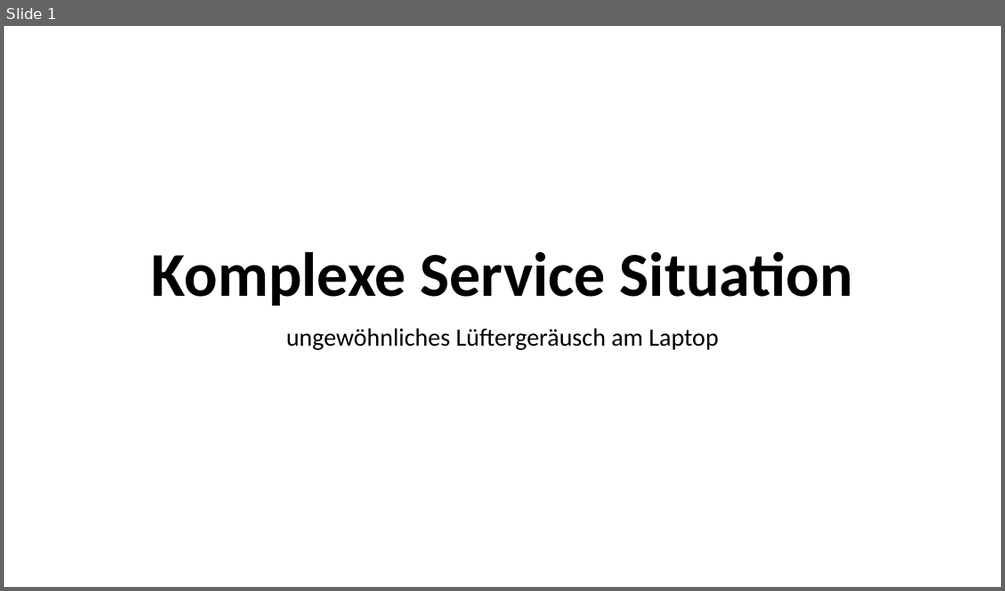
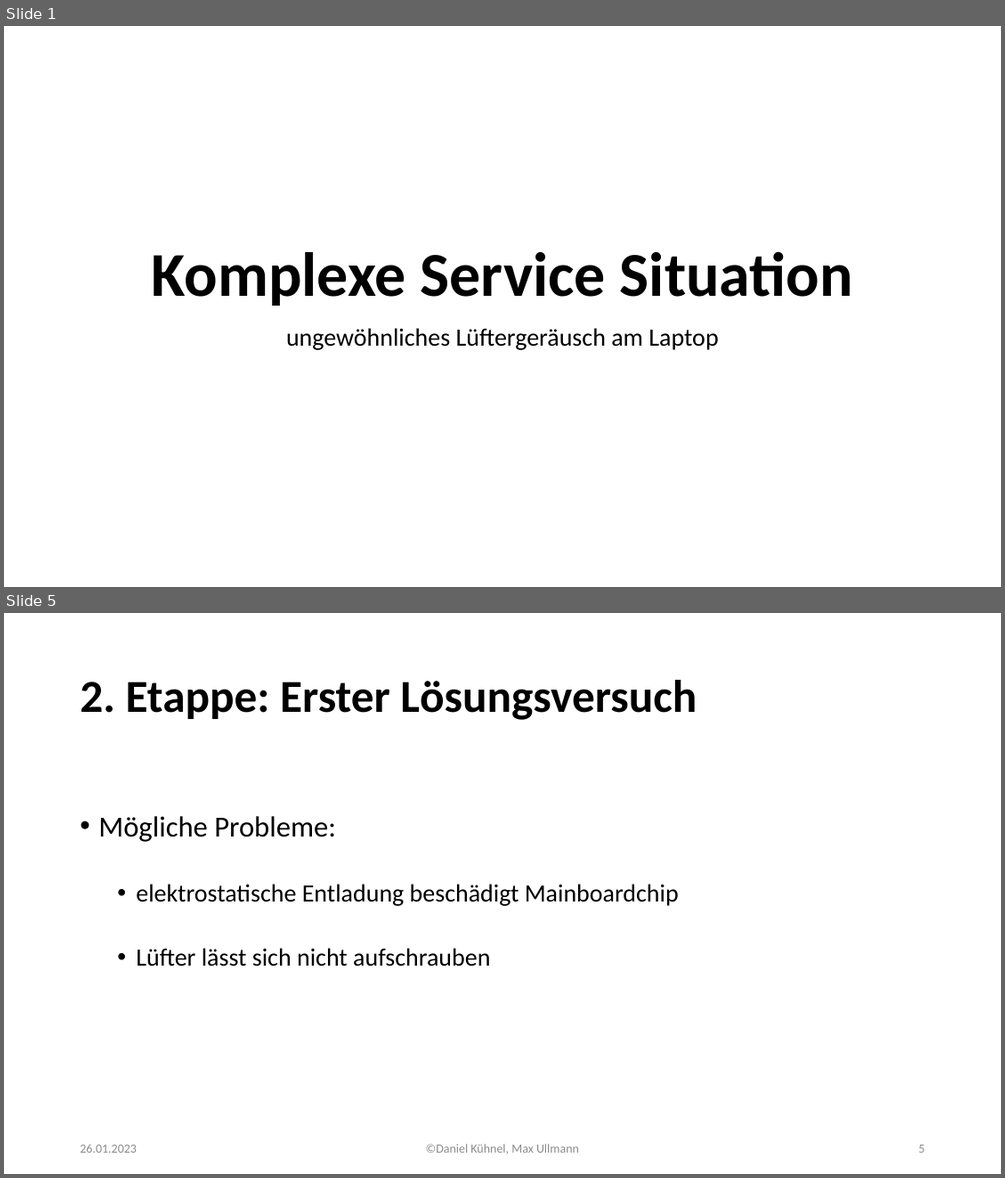
Before and after one commit to someKumo/lf6-hoechst-komplexer-service, a slide deck: Komplexe_Service_Situation.pptx. Shown one above the other, each under a label of ours: slide 1 before the commit, slides 1 and 5 after it; the slides between them are not shown. The pictures are 1005x591 and 1005x1178 pixels, drawn with LibreOffice and Linux fonts; fonts in the diff are those of the drawing. Boxes give left, top, right and bottom in pixels: in the first picture for what was removed or moved away, otherwise in the second. Text is boxed around its words. In the diff, an @@ line names an element or a change of style, - is before the commit and + after.

```diff
--- a/Komplexe_Service_Situation.pptx
+++ b/Komplexe_Service_Situation.pptx
@@ slide 5 added at (4,613,1001,1174), background #FFFFFF @@
@@ title added at (80,680,696,720), 44 pt, text #000000, bold @@
+2. Etappe: Erster Lösungsversuch
@@ text added at (98,816,679,966), 24 pt, text #000000 @@
+• Mögliche Probleme:
+  • elektrostatische Entladung beschädigt Mainboardchip
+  • Lüfter lässt sich nicht aufschrauben
@@ text added at (80,1144,137,1152), 12 pt, text #8C8C8C @@
+26.01.2023
@@ text added at (426,1143,579,1153), 12 pt, text #8C8C8C @@
+©Daniel Kühnel, Max Ullmann
@@ page number added at (918,1144,924,1152), 12 pt, text #8C8C8C @@
+5
```
Also in this commit, not shown: 6 other slides added, 1 slide removed.
